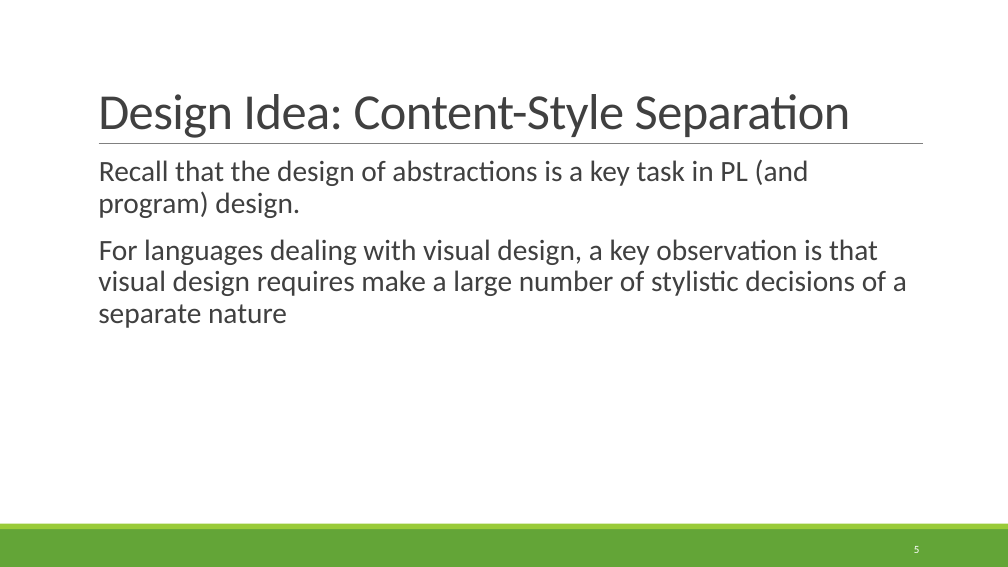
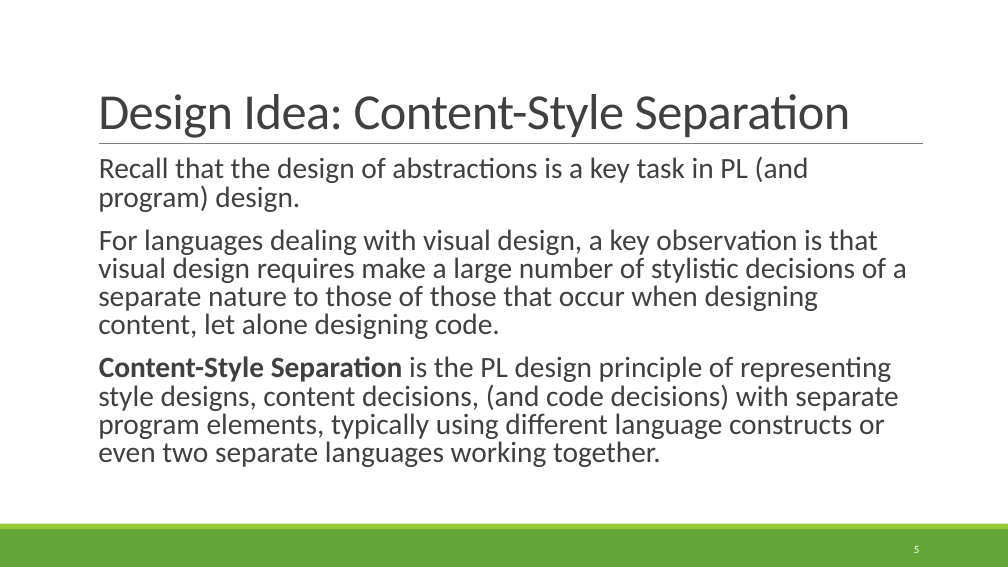
Before and after one commit to rbohrer/pl-course, a slide deck: slide 5 of LectureSlides/99Diagrams.pptx. Drawn at 1008x567 pixels with LibreOffice and Linux fonts; fonts in the diff are those of the drawing. Boxes give left, top, right and bottom in pixels: in the first picture for what was removed or moved away, otherwise in the second. Text is boxed around its words. In the diff, an @@ line names an element or a change of style, - is before the commit and + after.

```diff
--- a/LectureSlides/99Diagrams.pptx
+++ b/LectureSlides/99Diagrams.pptx
@@ text at <box>98,156,809,212</box>: line spacing 0.9 to 0.8 @@
@@ text at <box>98,229,907,467</box>: text changed @@
-  For languages dealing with visual design, a key observation is that visual design requires make a large number of stylistic decisions of a separate nature
+  For languages dealing with visual design, a key observation is that visual design requires make a large number of stylistic decisions of a separate nature to those of those that occur when designing content, let alone designing code.
+  Content-Style Separation is the PL design principle of representing style designs, content decisions, (and code decisions) with separate program elements, typically using different language constructs or even two separate languages working together.
```
Also in this commit, not shown: 7 other slides changed, 21 slides added, 9 slides removed.
